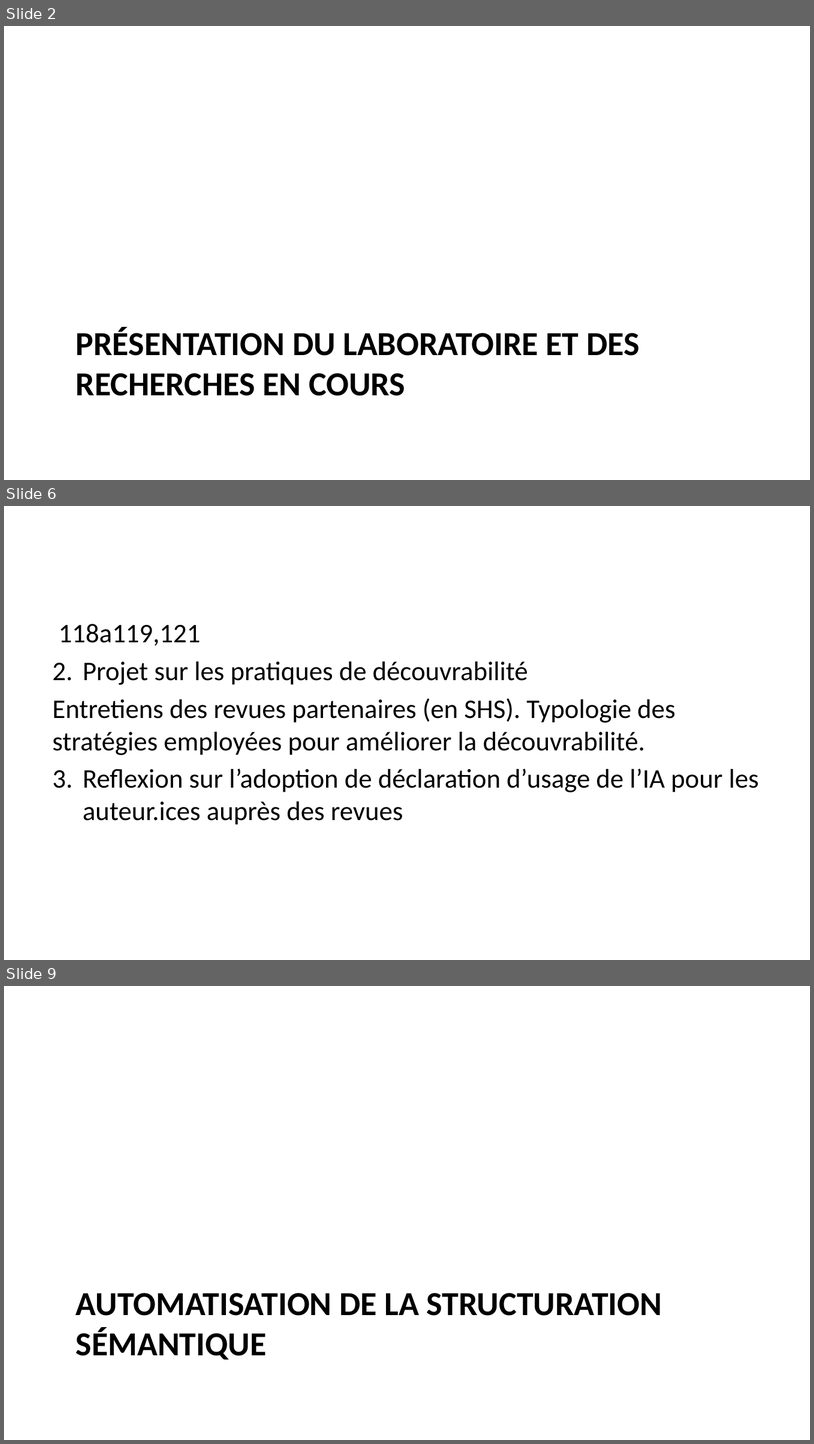
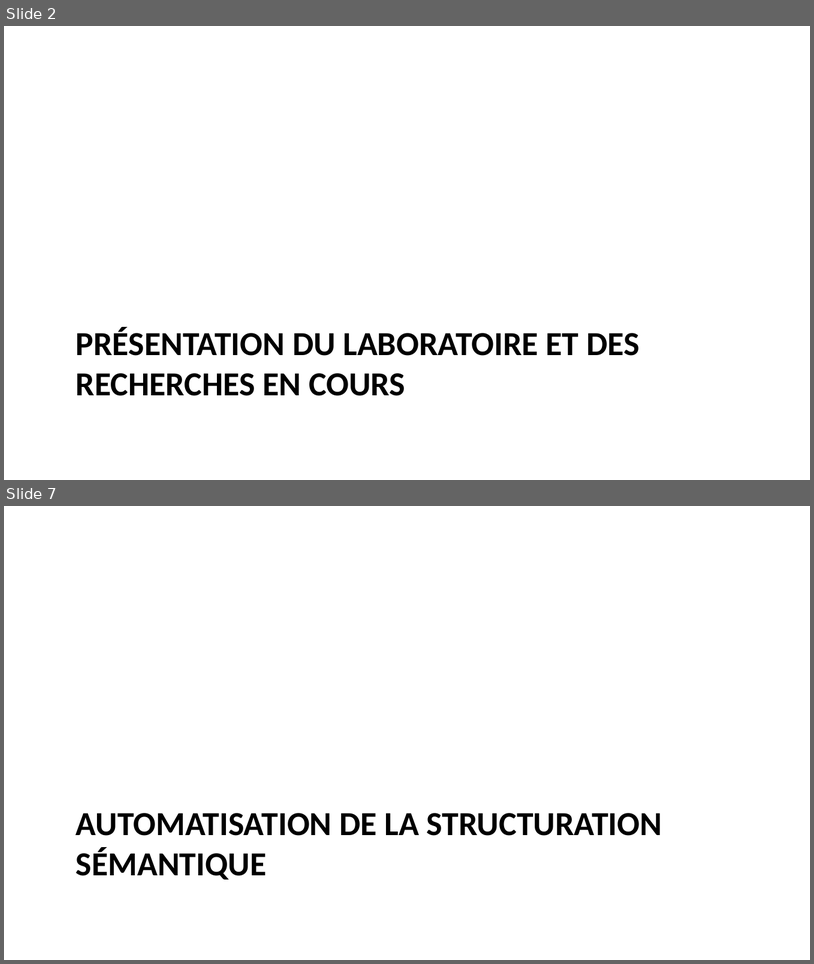
Before and after one commit to alexiaschn/blog, a slide deck: docs/slides/26-11-11_erudit.pptx. Shown one above the other, each under a label of ours: slides 2, 6 and 9 before the commit, slides 2 and 7 after it; the slides between them are not shown. The pictures are 814x1444 and 814x964 pixels, drawn with LibreOffice and Linux fonts; fonts in the diff are those of the drawing. Boxes give left, top, right and bottom in pixels: in the first picture for what was removed or moved away, otherwise in the second. Text is boxed around its words. In the diff, an @@ line names an element or a change of style, - is before the commit and + after.

```diff
--- a/docs/slides/26-11-11_erudit.pptx
+++ b/docs/slides/26-11-11_erudit.pptx
@@ slide 6 removed at <box>4,506,810,960</box>, background #FFFFFF @@
@@ text removed at <box>53,624,759,825</box> @@
-118a119,121
-2. Projet sur les pratiques de découvrabilité
-Entretiens des revues partenaires (en SHS). Typologie des stratégies employées pour améliorer la découvrabilité.
-3. Reflexion sur l’adoption de déclaration d’usage de l’IA pour les auteur.ices auprès des revues
@@ what was slide 9 is now slide 7 @@
```
Also in this commit, not shown: 9 slides changed, 3 slides added, 1 other slide removed, 8 other files.
